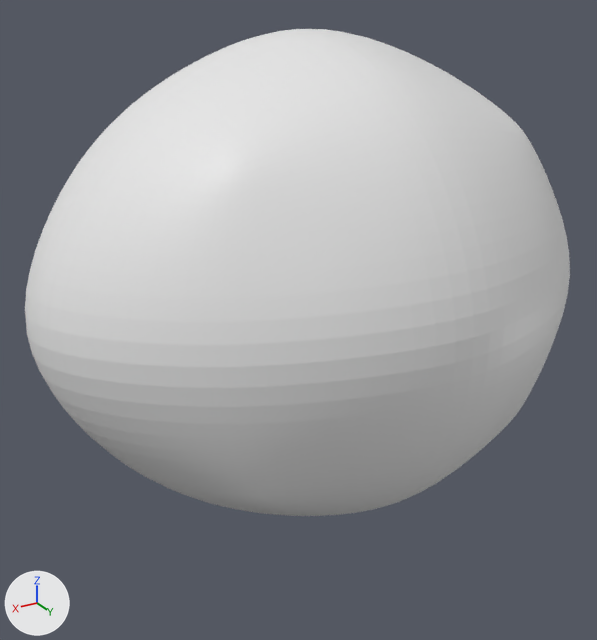
Before and after pictures for a commit that changed the Blender file Assets/Art/Werewolf Chibi Character Model.blend.
One viewpoint serves both versions: a 50 mm camera at (0.394, 0.632, 2.029) aimed at (-0.005, -0.034, 1.696). Arrows for +X, +Y and +Z are at lower left; the lights stay in place.
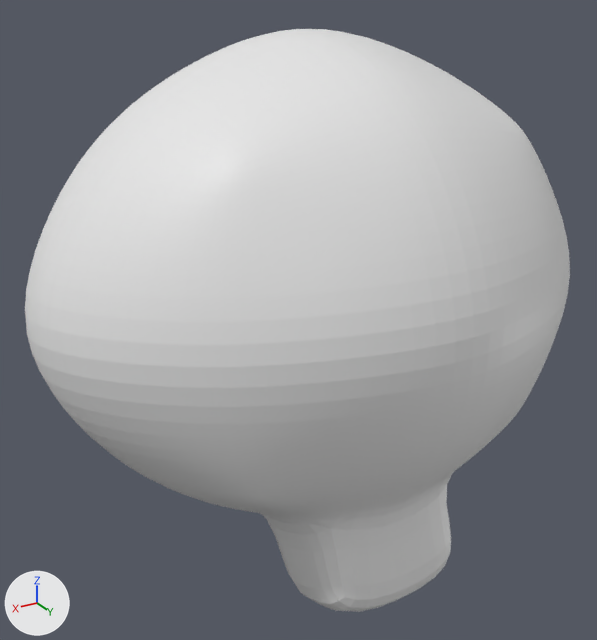
Patch to the scene script:
```diff
--- a/Assets/Art/Werewolf Chibi Character Model.blend.py
+++ b/Assets/Art/Werewolf Chibi Character Model.blend.py
@@ me_cube_001 @@
 me_cube_001.from_pydata(...)  # 121 vertices, 108 faces; spans x 0.0..0.687, y -0.834..0.569, z 3.662..4.832
 # used by ob_cube; location = (0.0, 0.0, 0.0); scale = (0.411, 0.411, 0.411)
 # verts and faces of me_cube_001; kept vertices keep their numbers, new ones are numbered from 121
 # before: 51 (0.0, 0.343, 3.822), 52 (0.0, 0.219, 3.745), 53 (0.0, 0.063, 3.689), 56 (0.158, 0.329, 3.857), 57 (0.161, 0.213, 3.784)
 # before: 58 (0.167, 0.06, 3.724)
+# me_cube_001 part 1
+delete_vertices([52])  # with the faces that use them
+for new, old in zip([121, 122, 123], [56, 57, 58]): verts[new] = verts[old] + (0.052, 0.101, -0.202)
+verts[124] = (0.0, 0.444, 3.62)
+verts[125] = (0.0, 0.32, 3.542)
+verts[126] = (0.0, 0.164, 3.486)
+faces += [(53, 126, 123, 58), (56, 57, 122, 121), (121, 122, 125, 124), (122, 123, 126, 125), (57, 58, 123, 122), (51, 56, 121, 124)]
```

Boxes (x1, y1, x2, y2) around the edits, measured in the pictures (597 x 640 px):
'Cube', reshaped (20% taller)
    before: (25, 29, 570, 516)
    after: (25, 29, 570, 612)
part 1 of me_cube_001, built on
    before: (324, 512, 357, 516)
    after: (267, 485, 451, 612)
